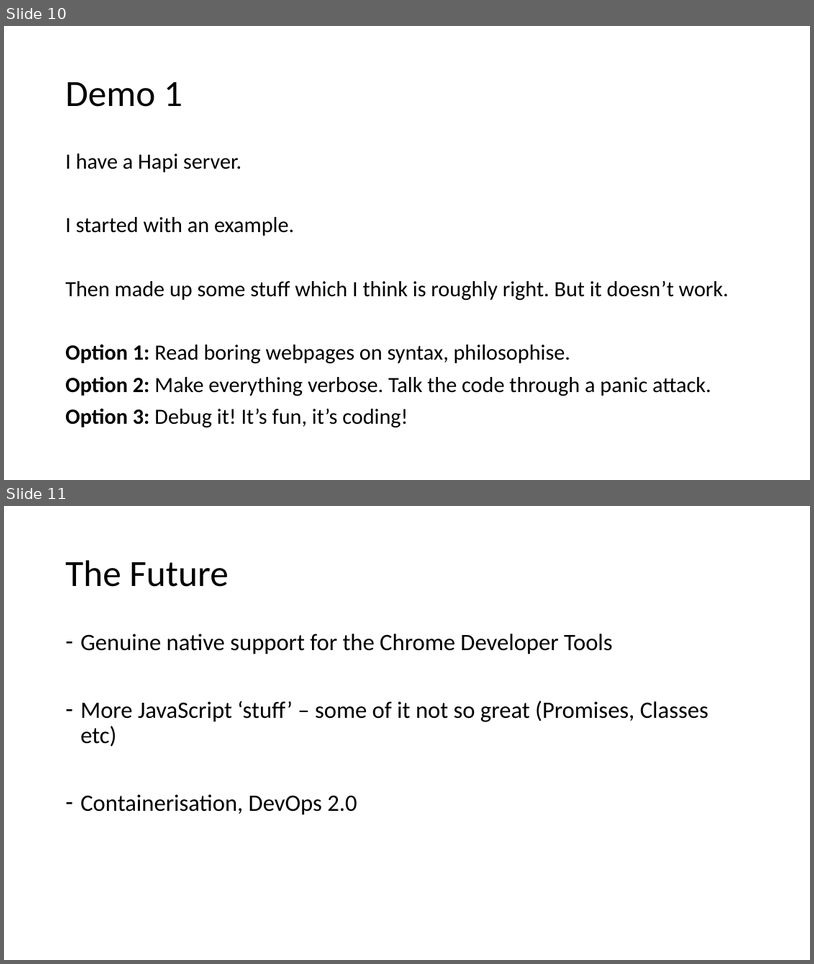
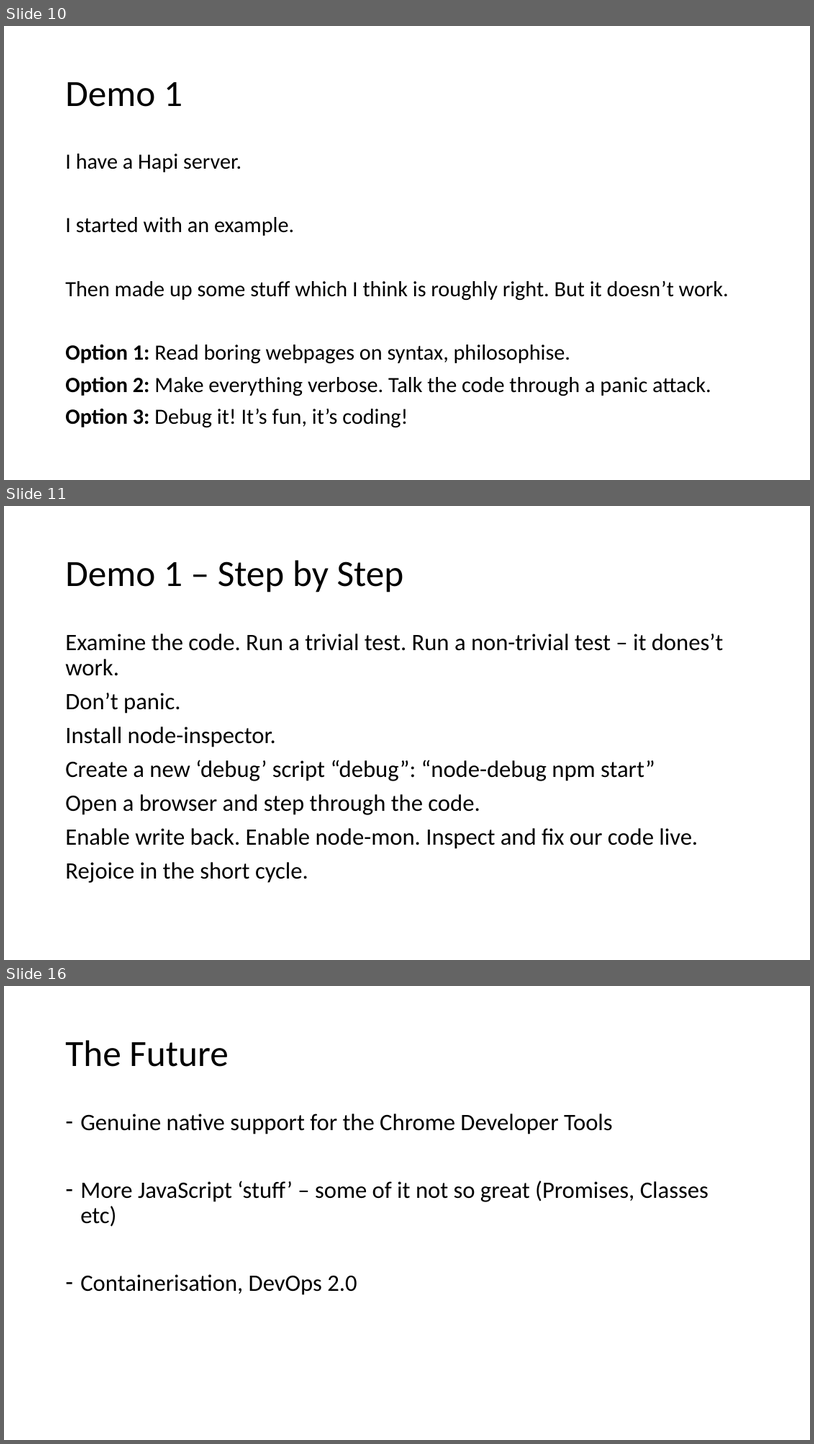
Before and after one commit to dwmkerr/effective-nodejs-debugging, a slide deck: slides/Effective NodeJS Debugging.pptx. Shown one above the other, each under a label of ours: slides 10 and 11 before the commit, slides 10, 11 and 16 after it; the slides between them are not shown. The pictures are 814x964 and 814x1444 pixels, drawn with LibreOffice and Linux fonts; fonts in the diff are those of the drawing. Boxes give left, top, right and bottom in pixels: in the first picture for what was removed or moved away, otherwise in the second. Text is boxed around its words. In the diff, an @@ line names an element or a change of style, - is before the commit and + after.

```diff
--- a/slides/Effective NodeJS Debugging.pptx
+++ b/slides/Effective NodeJS Debugging.pptx
@@ slide 11 added at <box>4,506,810,960</box>, background #FFFFFF @@
@@ title added at <box>65,560,404,592</box>, 44 pt, text #000000 @@
+Demo 1 – Step by Step
@@ text added at <box>65,633,723,883</box>, 28 pt, text #000000 @@
+Examine the code. Run a trivial test. Run a non-trivial test – it dones’t work.
+Don’t panic.
+Install node-inspector.
+Create a new ‘debug’ script “debug”: “node-debug npm start”
+Open a browser and step through the code.
+Enable write back. Enable node-mon. Inspect and fix our code live.
+Rejoice in the short cycle.
@@ what was slide 11 is now slide 16 @@
```
Also in this commit, not shown: 1 slide changed, 5 other slides added, 2 other files.
